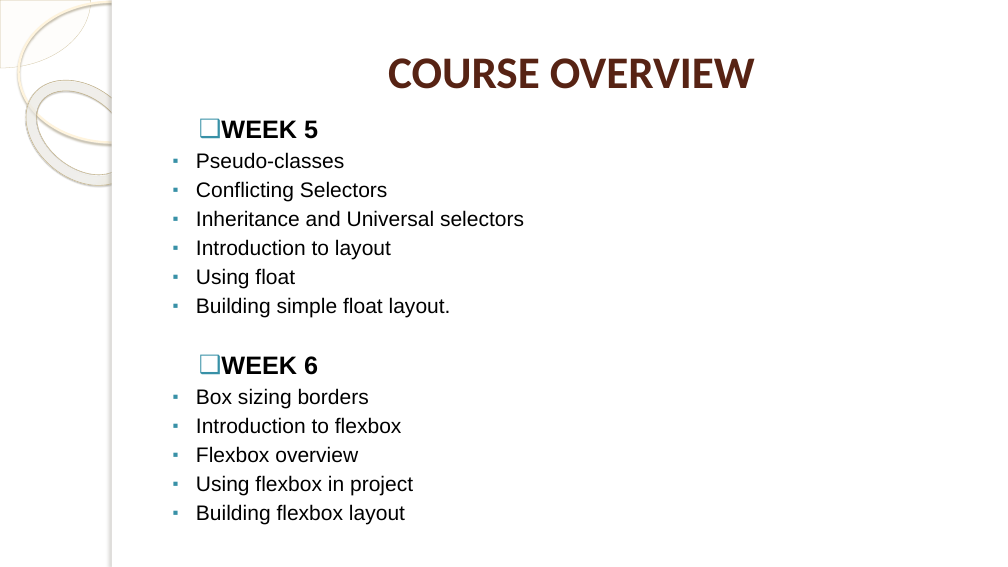
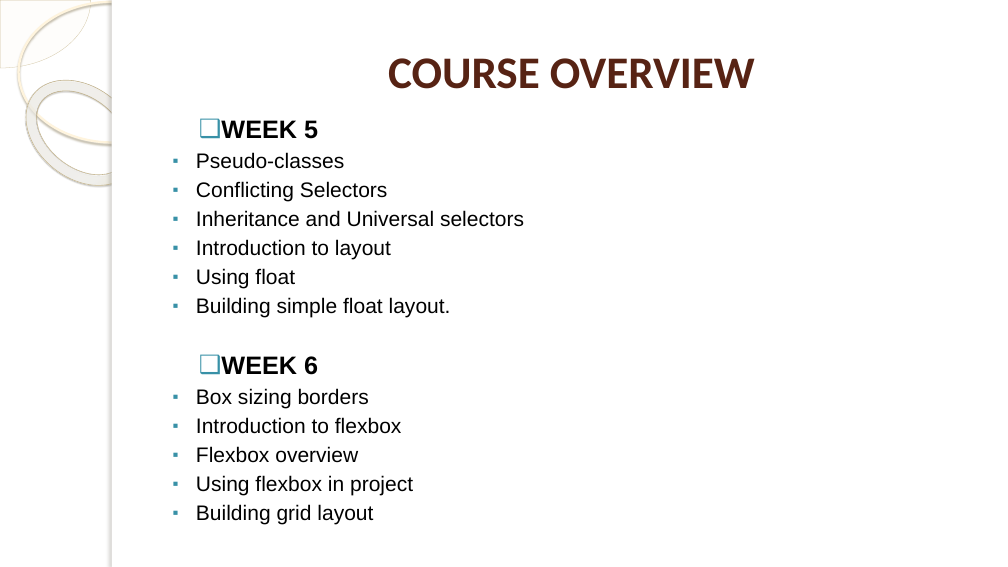
Before and after one commit to Judechuks/TEACHING_AT_EDUFUN, a slide deck: slide 6 of Presentations/EDUFUN TECHNIK COURSE CURICULLUM.pptx. Drawn at 1008x567 pixels with LibreOffice and Linux fonts; fonts in the diff are those of the drawing; background and template pictures are left out. Boxes give left, top, right and bottom in pixels: in the first picture for what was removed or moved away, otherwise in the second. Text is boxed around its words. In the diff, an @@ line names an element or a change of style, - is before the commit and + after.

```diff
--- a/Presentations/EDUFUN TECHNIK COURSE CURICULLUM.pptx
+++ b/Presentations/EDUFUN TECHNIK COURSE CURICULLUM.pptx
@@ text at box(196, 504, 373, 525): text changed @@
-▪ Building flexbox layout
+▪ Building grid layout
```
Also in this commit, not shown: 1 other slide changed.
